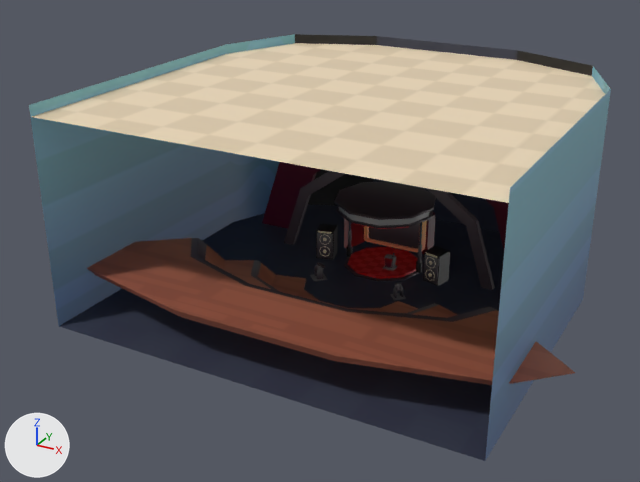
Two versions of the FBX model DO NOT TOUCH/Environmental Assets/Stadium/Stadium.fbx, one commit apart.
Before and after are seen from a camera (50 mm lens) standing at (0.633, -1.291, 0.72) and looking at (-0.036, -0.074, 0.111). The lights are fixed; the arrows at lower left show +X, +Y and +Z. The older version comes first. Where no turn or scale is listed for an object, it has been applied to the vertices.

The older version as bpy lines, for what is in view:
```python
me_mesh_008 = bpy.data.meshes.new('Mesh.008')
me_mesh_008.from_pydata(...)  # 8 vertices, 1 face; spans x -0.368..0.368, y -0.368..0.368, z 0.0
me_mesh_008.materials.append(mat_lambert1)  # picture img_theatregradients_png
me_mesh_017 = bpy.data.meshes.new('Mesh.017')
me_mesh_017.from_pydata(...)  # 12 vertices, 1 face; spans x -0.0543..0.0543, y 0.0068, z -0.0316..0.0316
me_mesh_017.materials.append(mat_lambert1)  # picture img_theatregradients_png
me_mesh_019 = bpy.data.meshes.new('Mesh.019')
me_mesh_019.from_pydata(...)  # 120 vertices, 138 faces; spans x -0.0136..0.0274, y -0.0022..0.0402, z -0.0106..0.0505
me_mesh_019.materials.append(mat_lambert1)  # picture img_theatregradients_png
ob_celling = bpy.data.objects.new('Celling', me_mesh_008)
ob_celling.location = (0.0, 0.0, 0.357)
ob_monitorscreen = bpy.data.objects.new('MonitorScreen', me_mesh_017)
ob_monitorscreen.location = (0.0, 0.149, 0.057)
ob_speaker1 = bpy.data.objects.new('Speaker1', me_mesh_019)
ob_speaker1.location = (-0.12, 0.075, 0.008)
# also in view: 'Arch2' at (0.0, 0.179, 0.116); 'Room' at (0.0, 0.0, 0.187); 'polySurface4' at (0.002, 0.152, 0.058); 'Speaker2' at (0.113, 0.094, 0.028); 'Stadium' at (0.0, -0.186, 0.041)
```
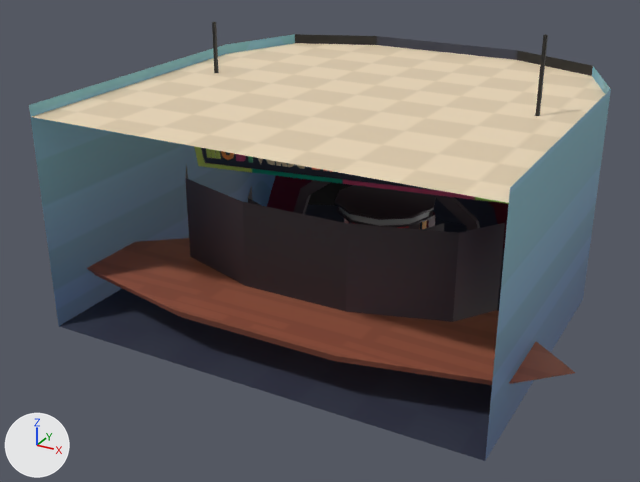
Commit message: Added the sign and also made stadium its own scene

Location of each change, [x1, y1, x2, y2] in pixels of the pictures (640 x 482 px):
'BigCrowd', added: after [185, 166, 505, 322]
'Sign', added (mostly hidden): after [194, 22, 548, 204]
'SmallCrowd', added (mostly hidden): after [248, 186, 444, 231]

The change, as a diff of the scene's bpy script:
```diff
--- a/DO NOT TOUCH/Environmental Assets/Stadium/Stadium.fbx.py
+++ b/DO NOT TOUCH/Environmental Assets/Stadium/Stadium.fbx.py
@@ me_mesh_001_1 @@
+me_mesh_001_1.from_pydata(...)  # 12 vertices, 5 faces; spans x -0.289..0.289, y -0.198..-0.075, z 0.069..0.219
+me_mesh_001_1.materials.append(mat_lambert1)  # picture img_theatregradients_png
@@ me_mesh_002_1 @@
+me_mesh_002_1.from_pydata(...)  # 12 vertices, 5 faces; spans x -0.18..0.18, y -0.136..-0.036, z 0.033..0.179
+me_mesh_002_1.materials.append(mat_lambert1)  # picture img_theatregradients_png
@@ me_mesh_022 @@
+me_mesh_022.from_pydata(...)  # 836 vertices, 546 faces; spans x -0.06..0.638, y -0.005..0.005, z -0.167..0.135
+me_mesh_022.materials.append(mat_lambert1)  # picture img_theatregradients_png
@@ ob_bigcrowd @@
+ob_bigcrowd = bpy.data.objects.new('BigCrowd', me_mesh_001_1)
+ob_bigcrowd.location = (0.0, -0.026, 0.004)
@@ ob_smallcrowd @@
+ob_smallcrowd = bpy.data.objects.new('SmallCrowd', me_mesh_002_1)
+ob_smallcrowd.location = (0.0, -0.026, 0.004)
@@ ob_sign @@
+ob_sign = bpy.data.objects.new('Sign', me_mesh_022)
+ob_sign.location = (-0.291, 0.004, 0.342)
```
